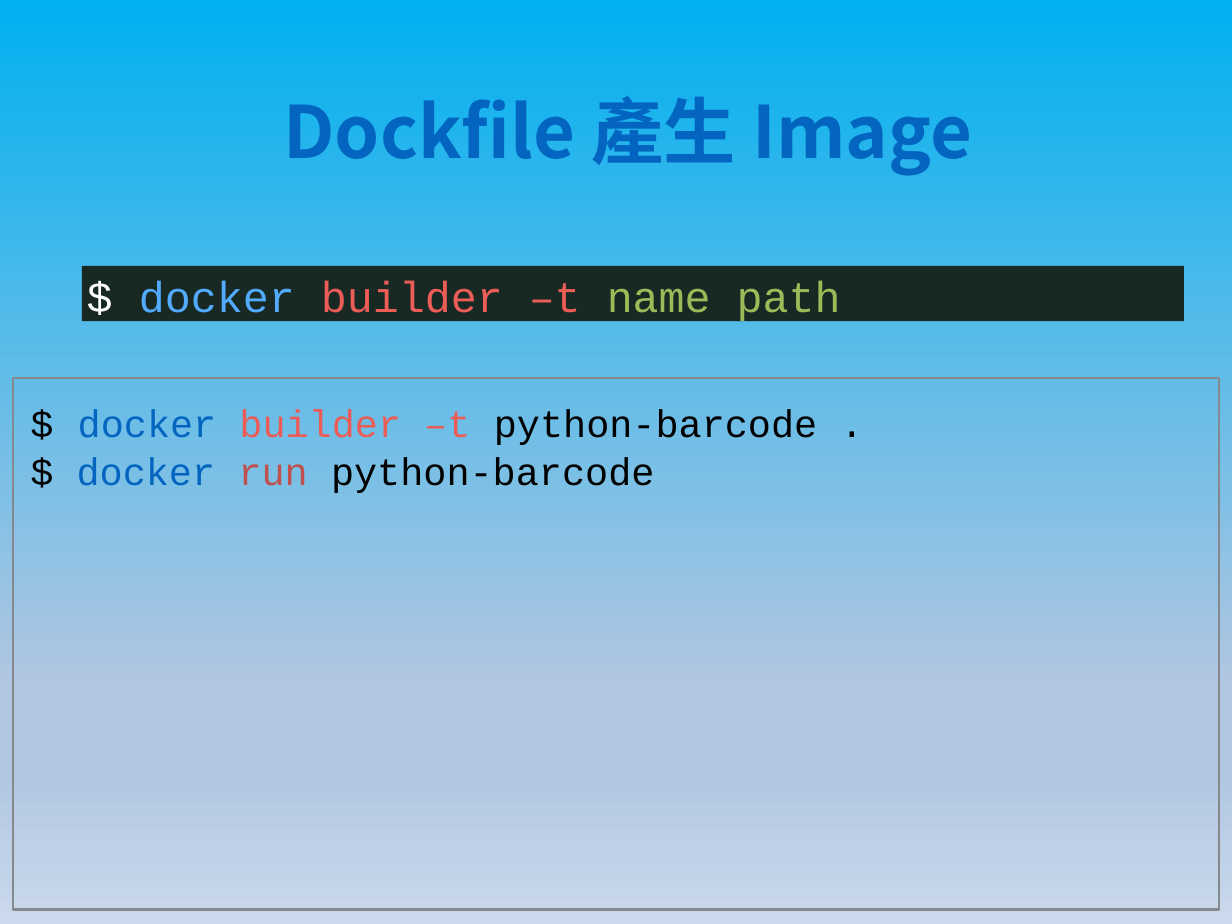
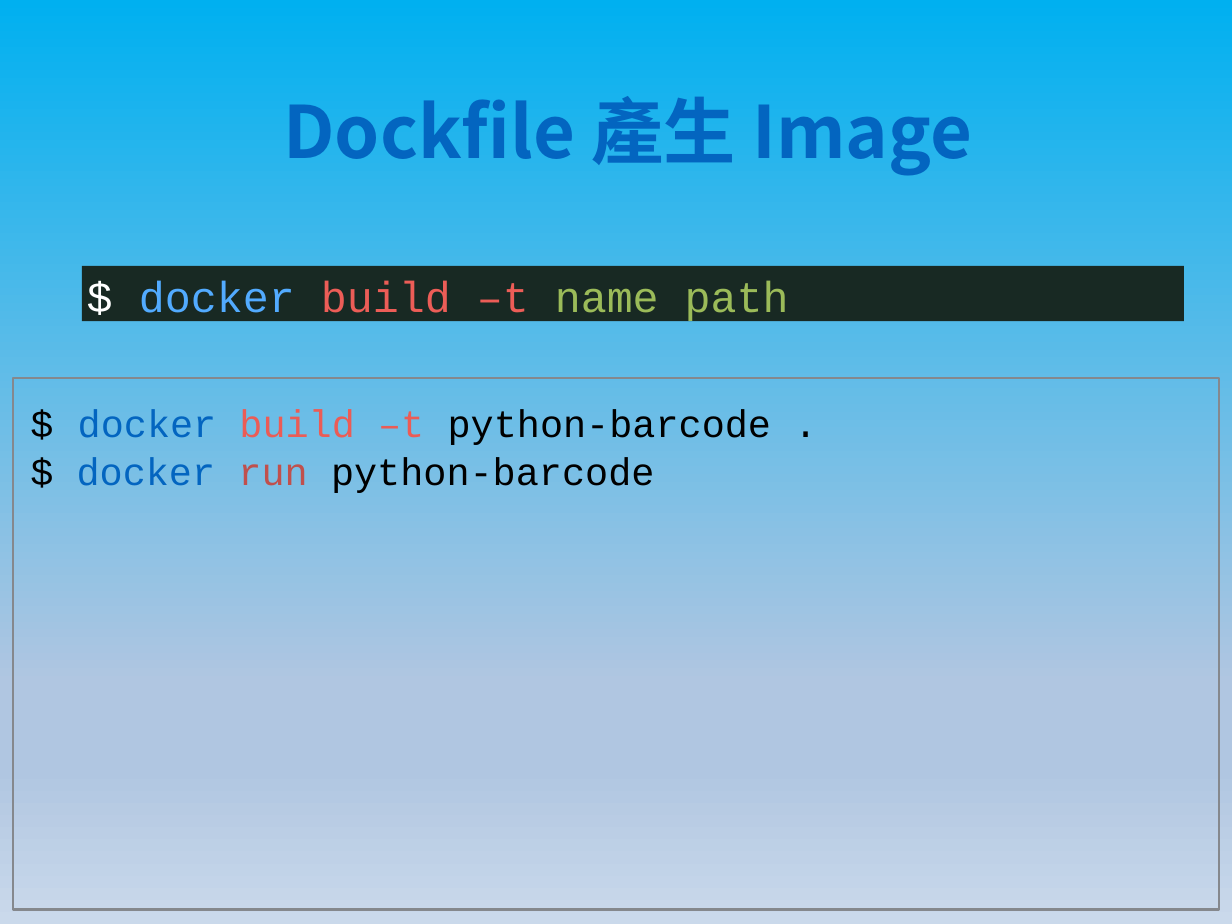
Before and after one commit to shwang1a/DockerDoc, a slide deck: slide 18 of Docker基礎.pptx. Drawn at 1232x924 pixels with LibreOffice and Linux fonts; fonts in the diff are those of the drawing. Boxes give left, top, right and bottom in pixels: in the first picture for what was removed or moved away, otherwise in the second. Text is boxed around its words. In the diff, an @@ line names an element or a change of style, - is before the commit and + after.

Commit message:
update

```diff
--- a/Docker基礎.pptx
+++ b/Docker基礎.pptx
@@ text in rectangle at (x1=139, y1=280, x2=789, y2=324): text changed; text colour #EC5D57 to #9BBB59 @@
-$ docker builder –t name path
+$ docker build –t name path
@@ text at (x1=78, y1=410, x2=771, y2=445): text changed @@
-$ docker builder –t python-barcode .
+$ docker build –t python-barcode .
```
